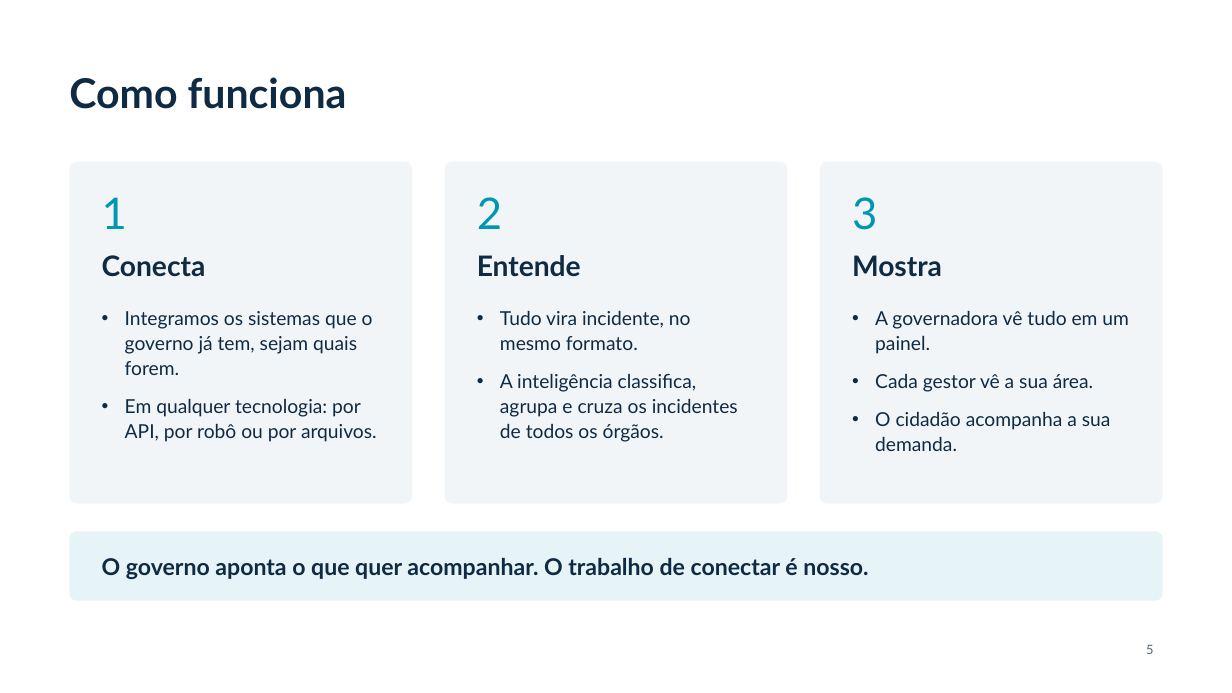
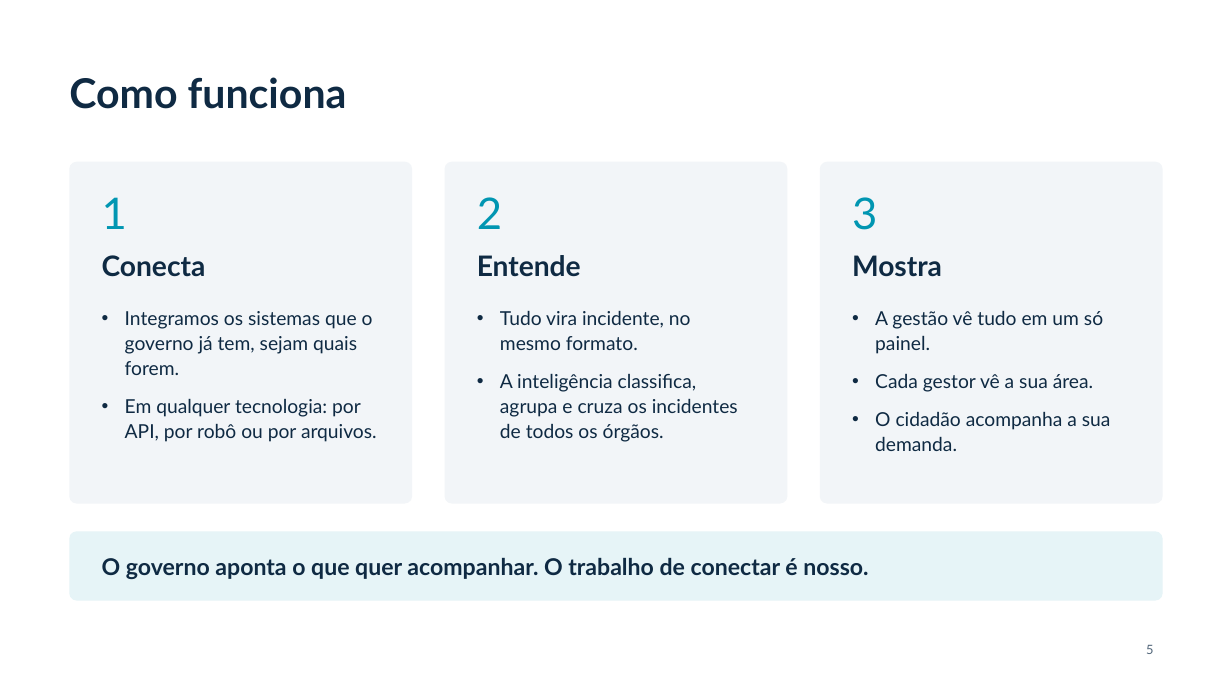
Before and after one commit to Datasynq-org/city-view-demo, a slide deck: slide 5 of apresentacao/entregas/PitchDeck_CityView.pptx. Drawn at 1232x693 pixels with LibreOffice and Linux fonts; fonts in the diff are those of the drawing; background and template pictures are left out. Boxes give left, top, right and bottom in pixels: in the first picture for what was removed or moved away, otherwise in the second. Text is boxed around its words. In the diff, an @@ line names an element or a change of style, - is before the commit and + after.

```diff
--- a/apresentacao/entregas/PitchDeck_CityView.pptx
+++ b/apresentacao/entregas/PitchDeck_CityView.pptx
@@ text at (875, 311, 1103, 354): text changed @@
-• A governadora vê tudo em um painel.
+• A gestão vê tudo em um só painel.
```
Also in this commit, not shown: 5 other slides changed, 5 other files.
